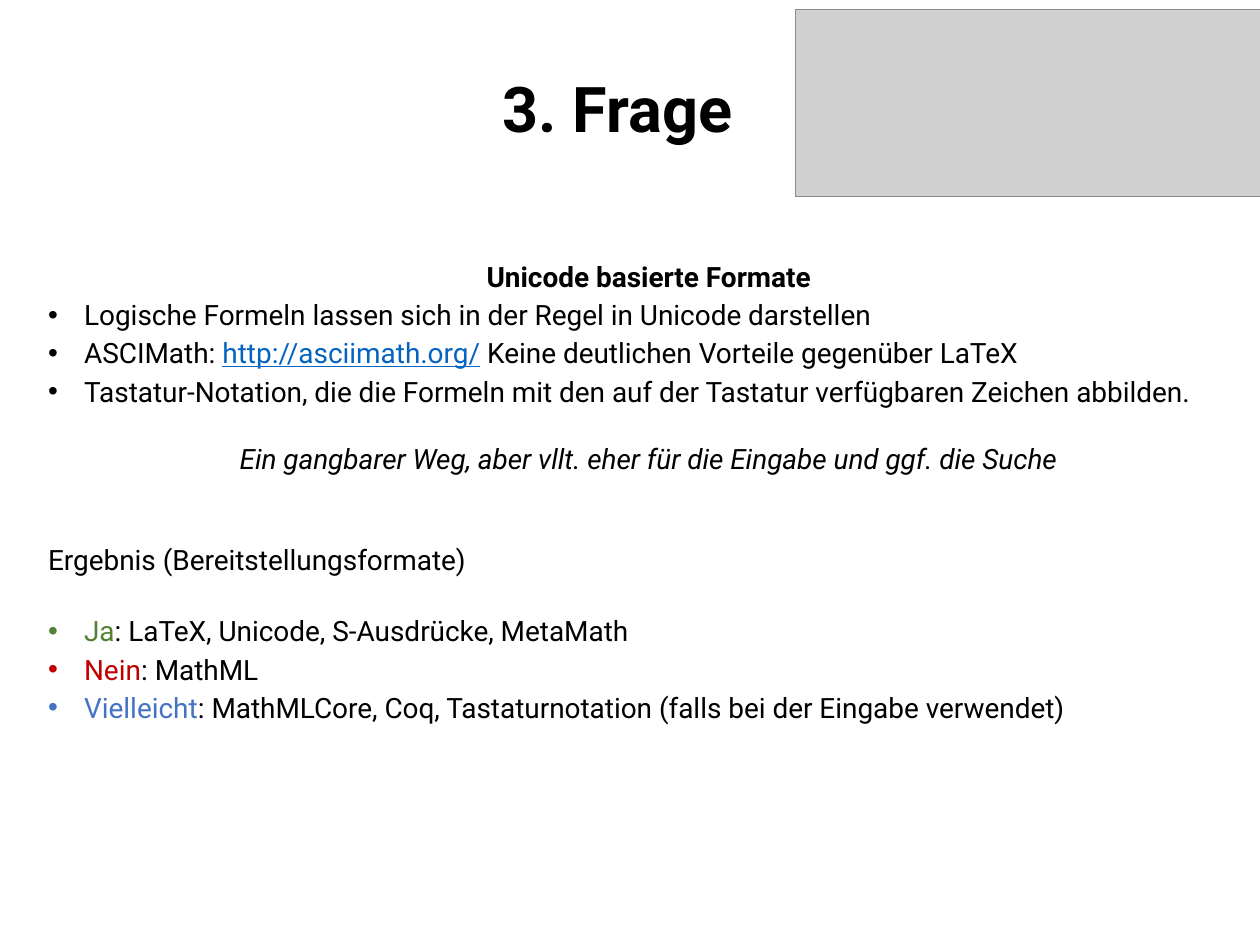
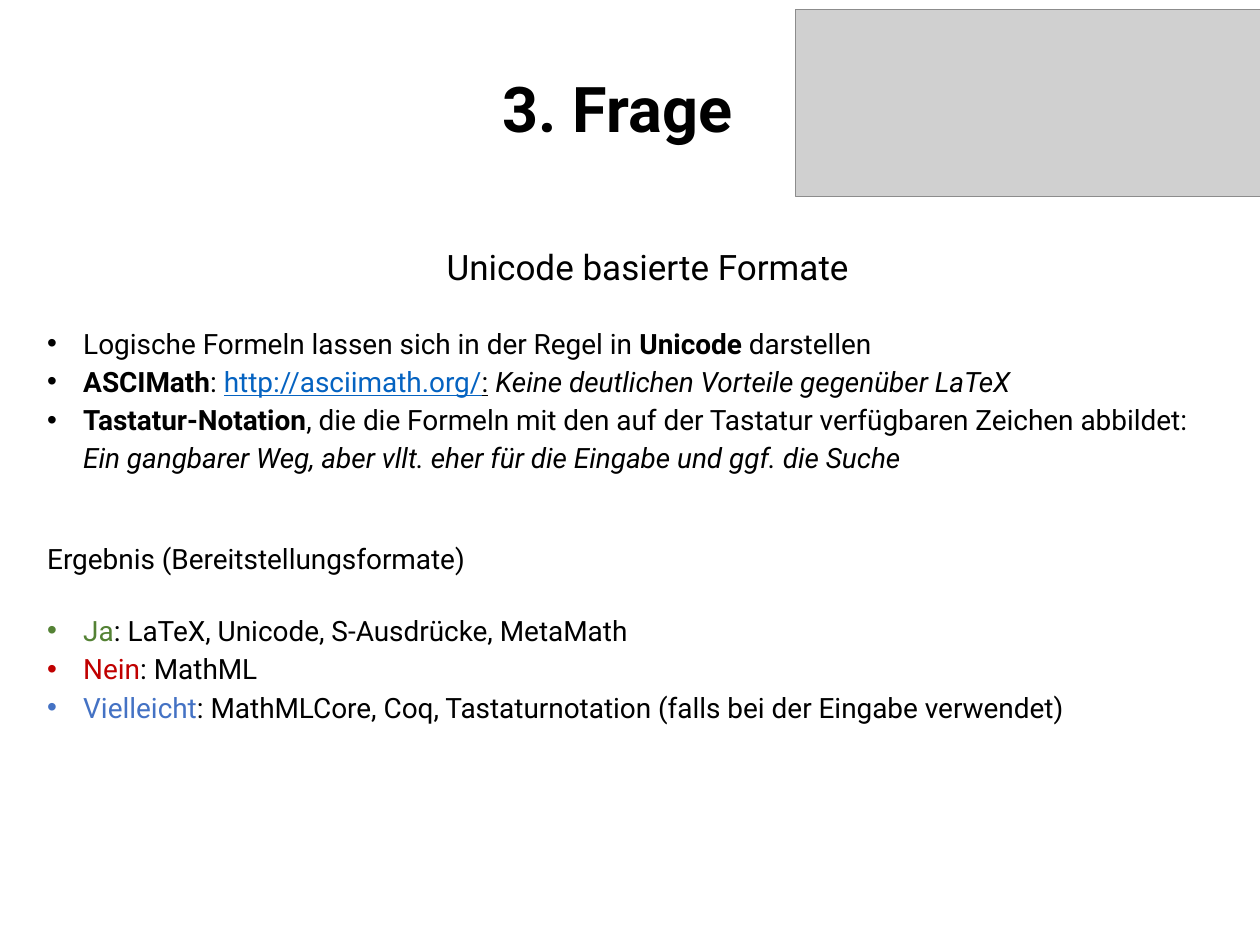
Before and after one commit to jecki/logicConverter, a slide deck: slide 11 of docs/Präsentation_dhmuc_23-02-13.pptx. Drawn at 1260x945 pixels with LibreOffice and Linux fonts; fonts in the diff are those of the drawing; grey boxes stand for pictures; background and template pictures are left out. Boxes give left, top, right and bottom in pixels: in the first picture for what was removed or moved away, otherwise in the second. Text is boxed around its words. In the diff, an @@ line names an element or a change of style, - is before the commit and + after.

```diff
--- a/docs/Präsentation_dhmuc_23-02-13.pptx
+++ b/docs/Präsentation_dhmuc_23-02-13.pptx
@@ text "Unicode basierte Formate" moved from (x1=48, y1=266, x2=1189, y2=725) to (x1=47, y1=253, x2=1188, y2=725) @@
@@ text at (x1=83, y1=253, x2=871, y2=360): size 16 to 20 pt, bold off in "Unicode basierte Formate"; bold on in "Unicode" @@
@@ text at (x1=83, y1=371, x2=1188, y2=474): text changed @@
-• ASCIMath: http://asciimath.org/ Keine deutlichen Vorteile gegenüber LaTeX
-• Tastatur-Notation, die die Formeln mit den auf der Tastatur verfügbaren Zeichen abbilden.
-Ein gangbarer Weg, aber vllt. eher für die Eingabe und ggf. die Suche
+• ASCIMath: http://asciimath.org/: Keine deutlichen Vorteile gegenüber LaTeX
+• Tastatur-Notation, die die Formeln mit den auf der Tastatur verfügbaren Zeichen abbildet:
+  Ein gangbarer Weg, aber vllt. eher für die Eingabe und ggf. die Suche
```
Also in this commit, not shown: 5 other slides changed, 1 slide added, 1 other file.
